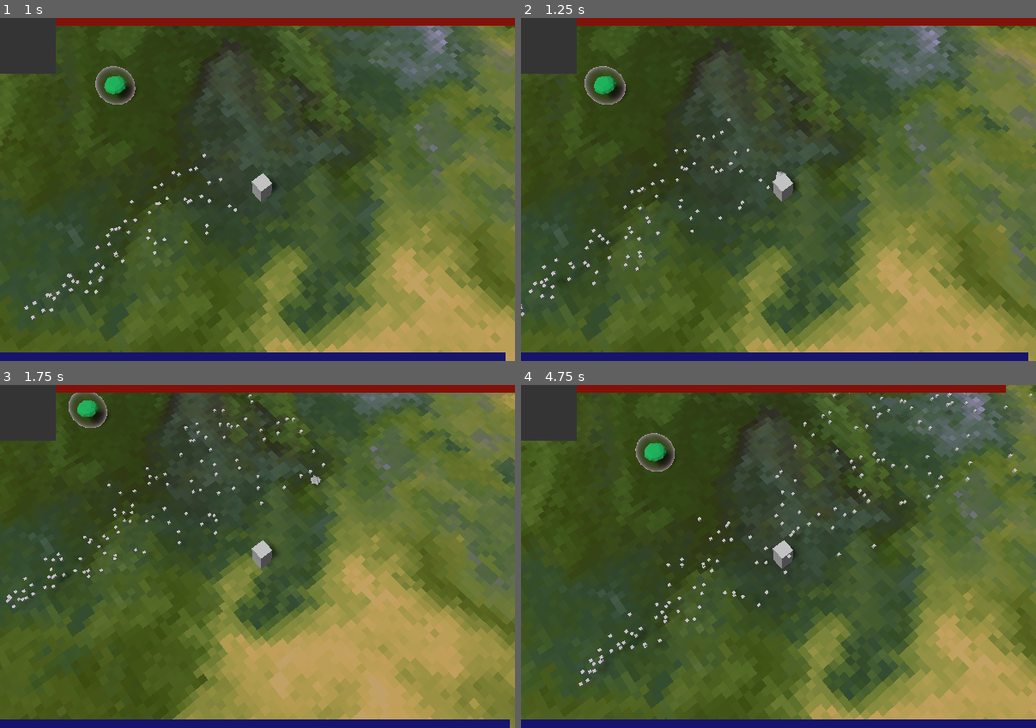
Above: before the commit, frames 1-4 (two rows, left to right).
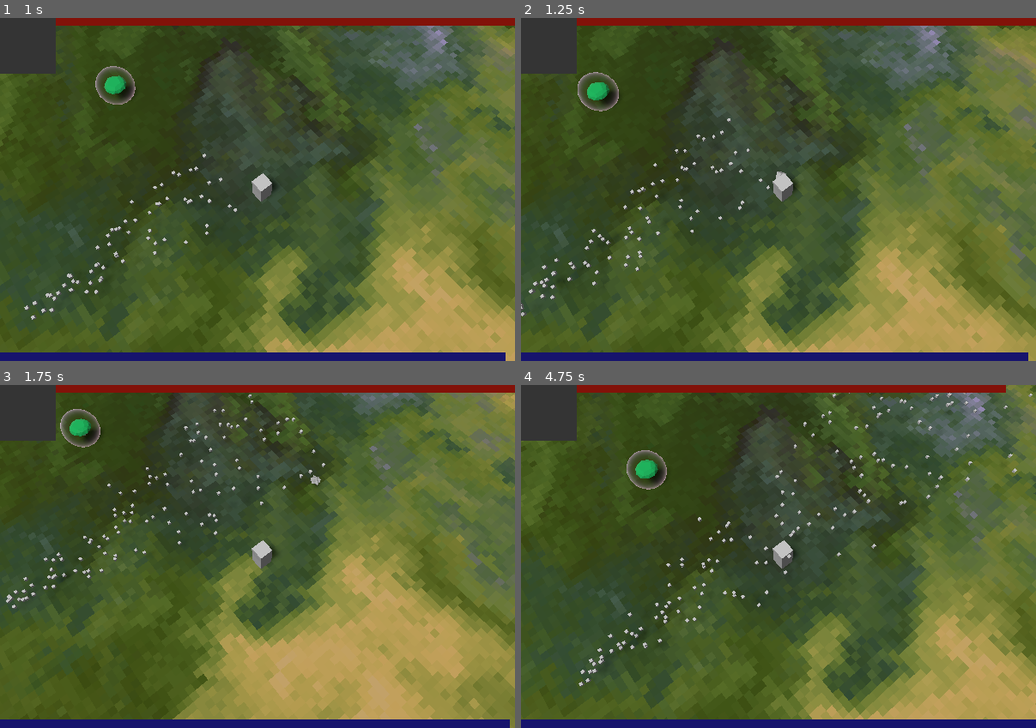
Above: after the commit, the same moments.

Repository: DominicSimone/particle-wizard
Game: Godot game, scene res://main.tscn
Two runs of this game, one before a commit and one after it. Both use one fixed random seed, a clock stepped at 60 frames per second and the inputs below.
Inputs (mouse positions are in pixels of both pictures, inside the frame that each line leads up to):
- Up to frame 1 (1 s): move the mouse to (370, 172) at 0.52 s; hold D (move_right) from 0.53 s (still down); click (370, 172) at 0.67 s
- Up to frame 2 (1.25 s): keep holding D (move_right)
- Up to frame 3 (1.75 s): move the mouse to (154, 573) at 1.27 s; release D (move_right) at 1.28 s; hold S (move_backward) from 1.28 s (still down)
- Up to frame 4 (4.75 s): move the mouse to (830, 481) at 2.02 s; release S (move_backward) at 2.03 s; hold D (move_right) 2.03-2.78 s; move the mouse to (752, 625) at 2.77 s; hold W (move_forward) 2.78-3.53 s; click (752, 625) at 2.92 s; move the mouse to (933, 607) at 3.52 s; hold A (move_left) from 3.53 s (still down); move the mouse to (624, 505) at 4.27 s

Frame 1 is identical in both runs. In frame 2, 0.7% of the frame differs, in the area x 11-21%, y 14-28%; in frame 3, 0.8%; in frame 4, 0.9%, in the area x 20-30%, y 14-31%.

Commit message:
Behavior for simple circle movement and spell casting

Diff:
--- a/project.godot
+++ b/project.godot
@@ -13,6 +13,11 @@
 "class": "Behavior",
 "language": "GDScript",
 "path": "res://scripts/state machine/Behavior.gd"
+}, {
+"base": "Behavior",
+"class": "Cast",
+"language": "GDScript",
+"path": "res://scripts/state machine/behaviors/Cast.gd"
 }, {
 "base": "Reference",
 "class": "Condition",
@@ -44,6 +49,11 @@
 "language": "GDScript",
 "path": "res://scripts/state machine/StateMachineBuilder.gd"
 }, {
+"base": "Behavior",
+"class": "Shimmy",
+"language": "GDScript",
+"path": "res://scripts/state machine/behaviors/Shimmy.gd"
+}, {
 "base": "Reference",
 "class": "State",
 "language": "GDScript",
@@ -71,12 +81,14 @@
 } ]
 _global_script_class_icons={
 "Behavior": "",
+"Cast": "",
 "Condition": "",
 "EEvent": "",
 "Idle": "",
 "ParticleCollider": "",
 "RandomChance": "",
 "SMBuilder": "",
+"Shimmy": "",
 "State": "",
 "Talk": "",
 "Timed": "",
--- a/scripts/Enemy.gd
+++ b/scripts/Enemy.gd
@@ -13,15 +13,15 @@
 			}
 		],
 		"shimmy": [
-			[Talk.new(["Shimmying"])],
+			[Shimmy.new()],
 			{
 				"stop_and_shoot": [Timed.new(10), RandomChance.new(0.1)]
 			}
 		],
 		"stop_and_shoot": [
-			[Idle.new()],
+			[Cast.new(preload("res://PlayerShot.tscn"), 0, 1)],
 			{
-				"shimmy": [Timed.new(1)]
+				"shimmy": [Timed.new(2)]
 			}
 		]
 	})
--- a/scripts/state machine/Behavior.gd
+++ b/scripts/state machine/Behavior.gd
@@ -8,5 +8,6 @@
 func reset():
 	pass
 
+# TODO
 func act(delta: float):
 	pass
--- /dev/null
+++ b/scripts/state machine/behaviors/Cast.gd
@@ -0,0 +1,32 @@
+class_name Cast extends Behavior
+
+var spell_scene: PackedScene
+var delay = 0
+var initial_delay = 0
+
+var can_cast := true
+var internal_timer = 0
+
+# A delay of 0 is a one-time cast.
+func _init(scene: PackedScene, del = 0, init_delay = 0) -> void:
+	spell_scene = scene
+	initial_delay = init_delay
+	delay = del
+
+func act(delta):
+	internal_timer += delta
+	if can_cast and internal_timer > initial_delay:
+		# TODO Get targeting information
+		var spell = spell_scene.instance()
+		spatial.get_tree().root.add_child(spell)
+		spell.translation = spatial.translation
+		spell.set_target(Vector3(0, 0, 0))
+
+		print("Blam! Take this! I cast ", spell_scene)
+		can_cast = false
+	if delay > 0 and internal_timer > delay:
+		can_cast = true
+
+func reset():
+	internal_timer = 0
+	can_cast = true
--- /dev/null
+++ b/scripts/state machine/behaviors/Shimmy.gd
@@ -0,0 +1,9 @@
+class_name Shimmy extends Behavior
+
+var internal_timer = 0
+
+func act(delta: float):
+	internal_timer += delta * 2
+	var sin_movement = sin(internal_timer) / 20
+	var cos_movement = cos(internal_timer) / 20
+	spatial.translate(Vector3(sin_movement, 0, cos_movement))
